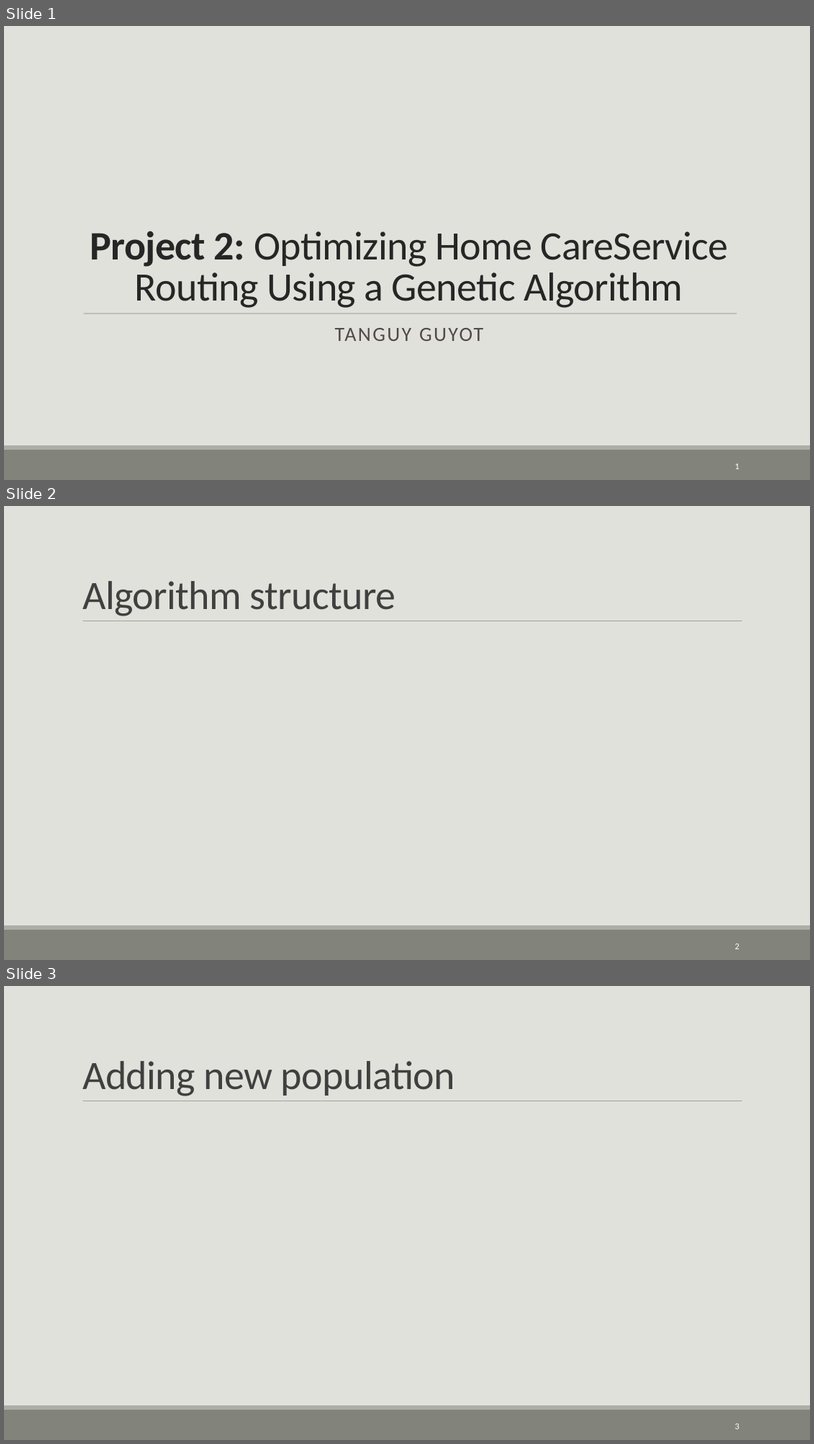
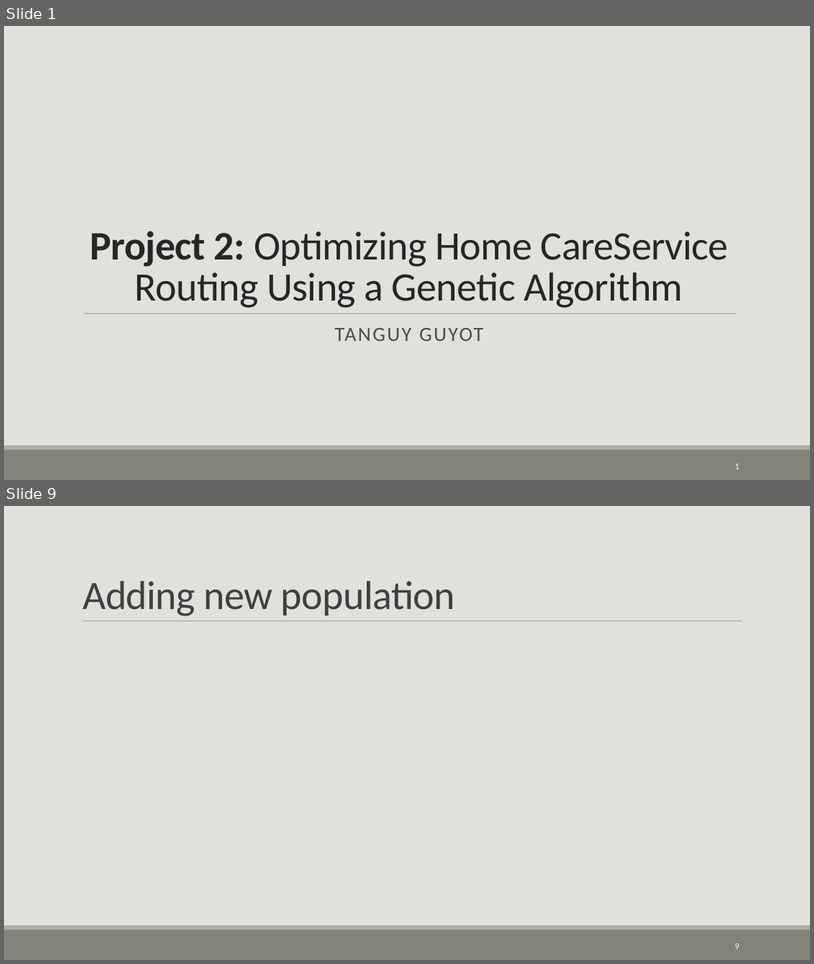
Before and after one commit to tanguyguyot/project2-bioai, a slide deck: files for project 2/presentation.odp. Shown one above the other, each under a label of ours: slides 1, 2 and 3 before the commit, slides 1 and 9 after it; the slides between them are not shown. The pictures are 814x1444 and 814x964 pixels, drawn with LibreOffice and Linux fonts; fonts in the diff are those of the drawing. Boxes give left, top, right and bottom in pixels: in the first picture for what was removed or moved away, otherwise in the second. Text is boxed around its words. In the diff, an @@ line names an element or a change of style, - is before the commit and + after.

```diff
--- a/files for project 2/presentation.odp
+++ b/files for project 2/presentation.odp
@@ slide 2 removed at box(4, 506, 810, 960), background #E1E1DB; not listed: 3 template elements that a slide beside it also shows @@
@@ title removed at box(82, 581, 396, 616) @@
-Algorithm structure
@@ page number removed at box(736, 943, 740, 949) @@
-2
@@ what was slide 3 is now slide 9 @@
@@ page number at box(736, 943, 740, 949): text changed @@
-3
+9
```
Also in this commit, not shown: 2 slides changed, 8 slides added, 1 other slide removed, 24 other files.
